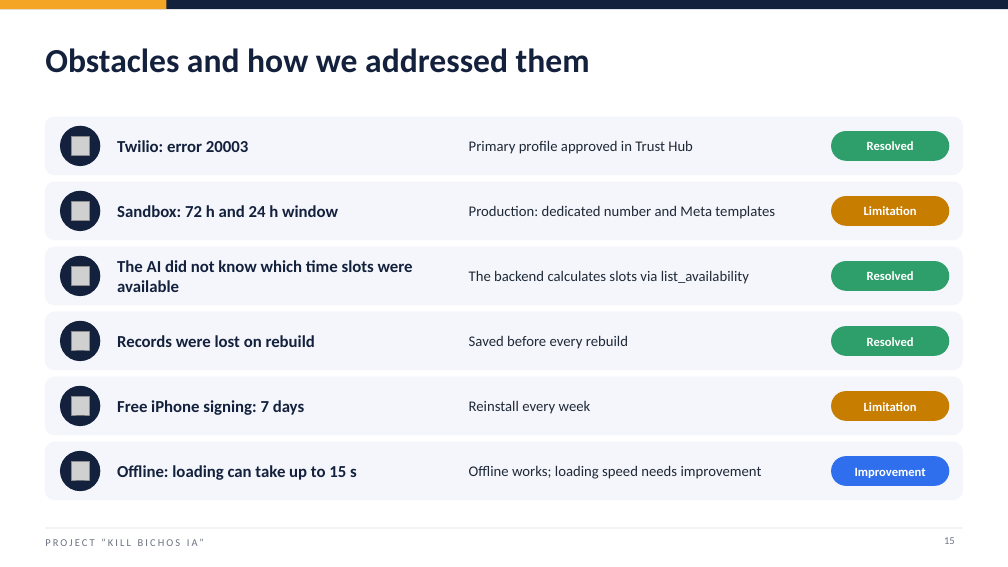
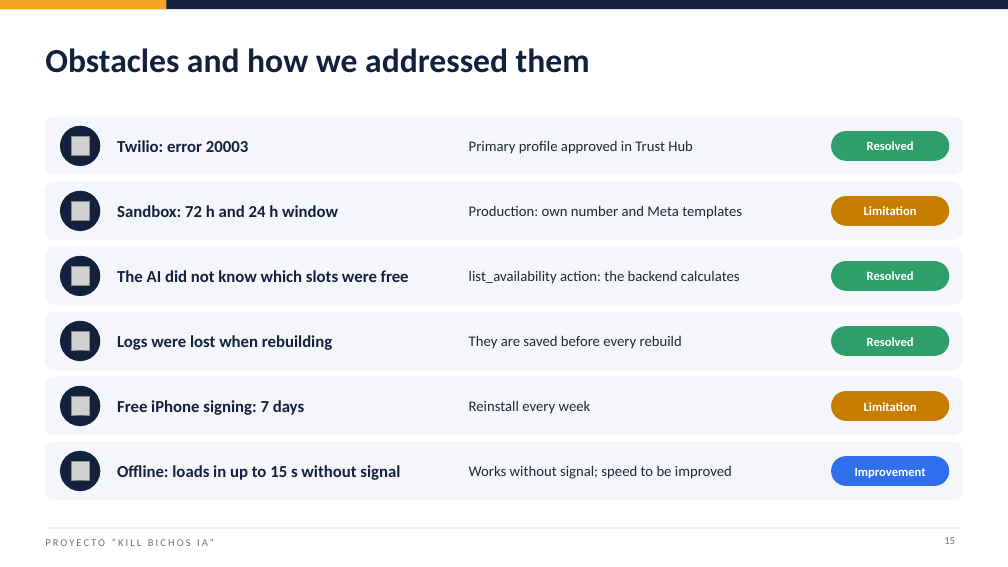
Before and after one commit to j4vierlb/PROYECTO-TESIS-, a slide deck: slide 15 of Fase 2/Evidencias Proyecto/Presentación Final del proyecto (Inglés).pptx. Drawn at 1008x567 pixels with LibreOffice and Linux fonts; fonts in the diff are those of the drawing; grey boxes stand for pictures; background and template pictures are left out. Boxes give left, top, right and bottom in pixels: in the first picture for what was removed or moved away, otherwise in the second. Text is boxed around its words. In the diff, an @@ line names an element or a change of style, - is before the commit and + after.

```diff
--- a/Fase 2/Evidencias Proyecto/Presentación Final del proyecto (Inglés).pptx
+++ b/Fase 2/Evidencias Proyecto/Presentación Final del proyecto (Inglés).pptx
@@ text at bbox=[469, 205, 742, 219]: text changed @@
-Production: dedicated number and Meta templates
+Production: own number and Meta templates
@@ text at bbox=[117, 270, 409, 282]: text changed @@
-The AI did not know which time slots were available
+The AI did not know which slots were free
@@ text at bbox=[469, 270, 740, 284]: text changed @@
-The backend calculates slots via list_availability
+list_availability action: the backend calculates
@@ text at bbox=[117, 335, 332, 350]: text changed @@
-Records were lost on rebuild
+Logs were lost when rebuilding
@@ text at bbox=[469, 335, 682, 349]: text changed @@
-Saved before every rebuild
+They are saved before every rebuild
@@ text at bbox=[117, 465, 400, 480]: text changed @@
-Offline: loading can take up to 15 s
+Offline: loads in up to 15 s without signal
@@ text at bbox=[469, 465, 732, 479]: text changed @@
-Offline works; loading speed needs improvement
+Works without signal; speed to be improved
@@ text at bbox=[45, 539, 214, 546]: text changed @@
-PROJECT “KILL BICHOS IA”
+PROYECTO “KILL BICHOS IA”
```
Also in this commit, not shown: 17 other slides changed, 1 slide added, 10 other files.
